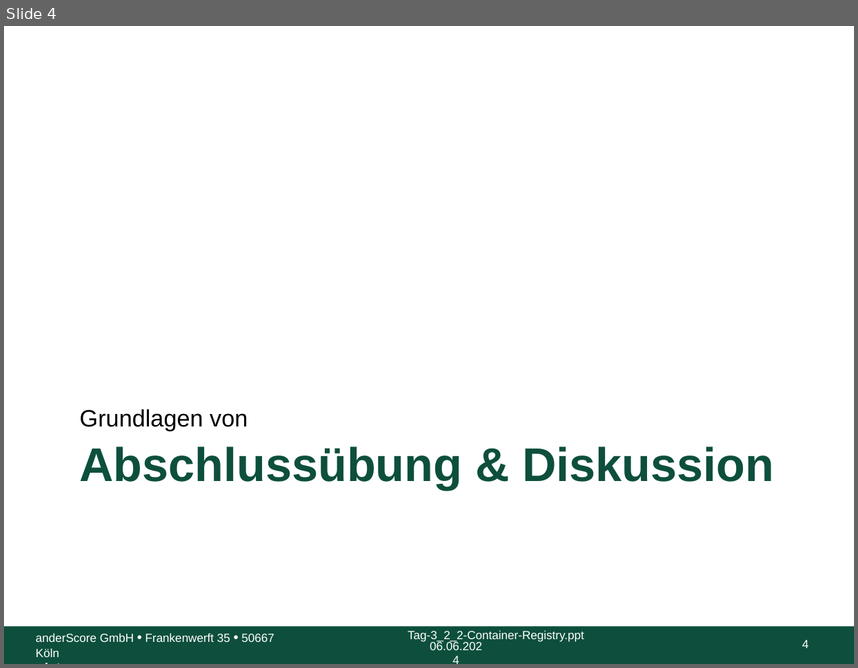
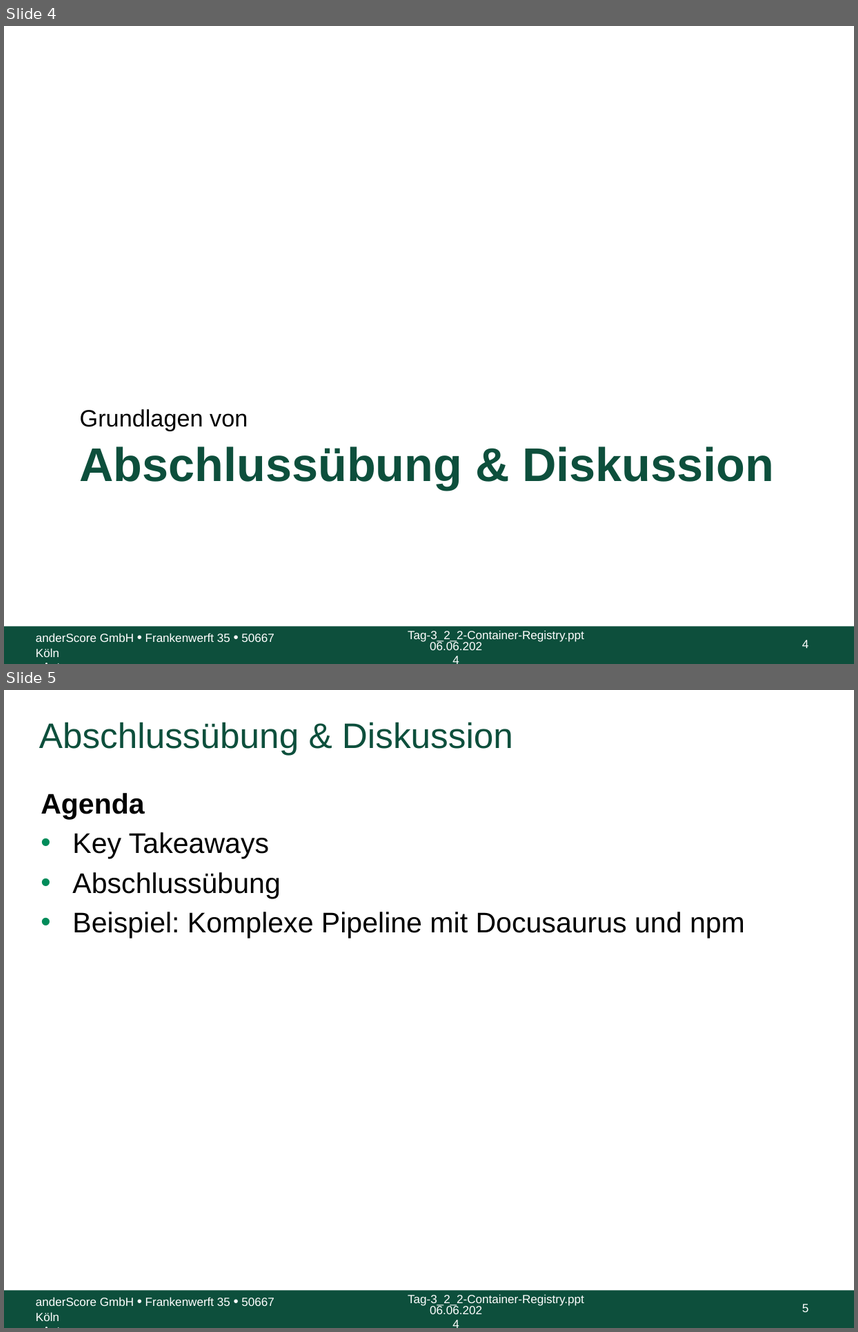
Before and after one commit to anderscore-gmbh/gitlab, a slide deck: slides/Tag-3_5-Abschluss.pptx. Shown one above the other, each under a label of ours: slide 4 before the commit, slides 4 and 5 after it. The pictures are 858x668 and 858x1332 pixels, drawn with LibreOffice and Linux fonts; fonts in the diff are those of the drawing; background and template pictures are left out. Boxes give left, top, right and bottom in pixels: in the first picture for what was removed or moved away, otherwise in the second. Text is boxed around its words. In the diff, an @@ line names an element or a change of style, - is before the commit and + after.

```diff
--- a/slides/Tag-3_5-Abschluss.pptx
+++ b/slides/Tag-3_5-Abschluss.pptx
@@ slide 5 added at box(4, 690, 854, 1328), background #FFFFFF; not listed: 5 template elements that a slide beside it also shows @@
@@ title added at box(39, 722, 513, 755), 30 pt, text #0D4F3C @@
+Abschlussübung & Diskussion
@@ text added at box(41, 793, 745, 938), 24 pt, text #000000 @@
+Agenda
+• Key Takeaways
+• Abschlussübung
+• Beispiel: Komplexe Pipeline mit Docusaurus und npm
```
Also in this commit, not shown: 1 slide changed, 1 slide removed.
